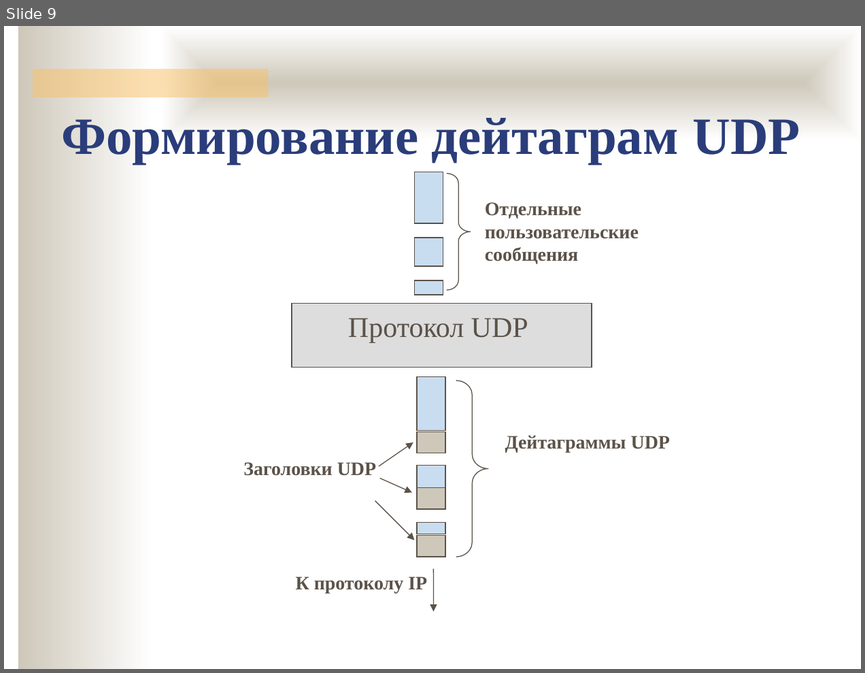
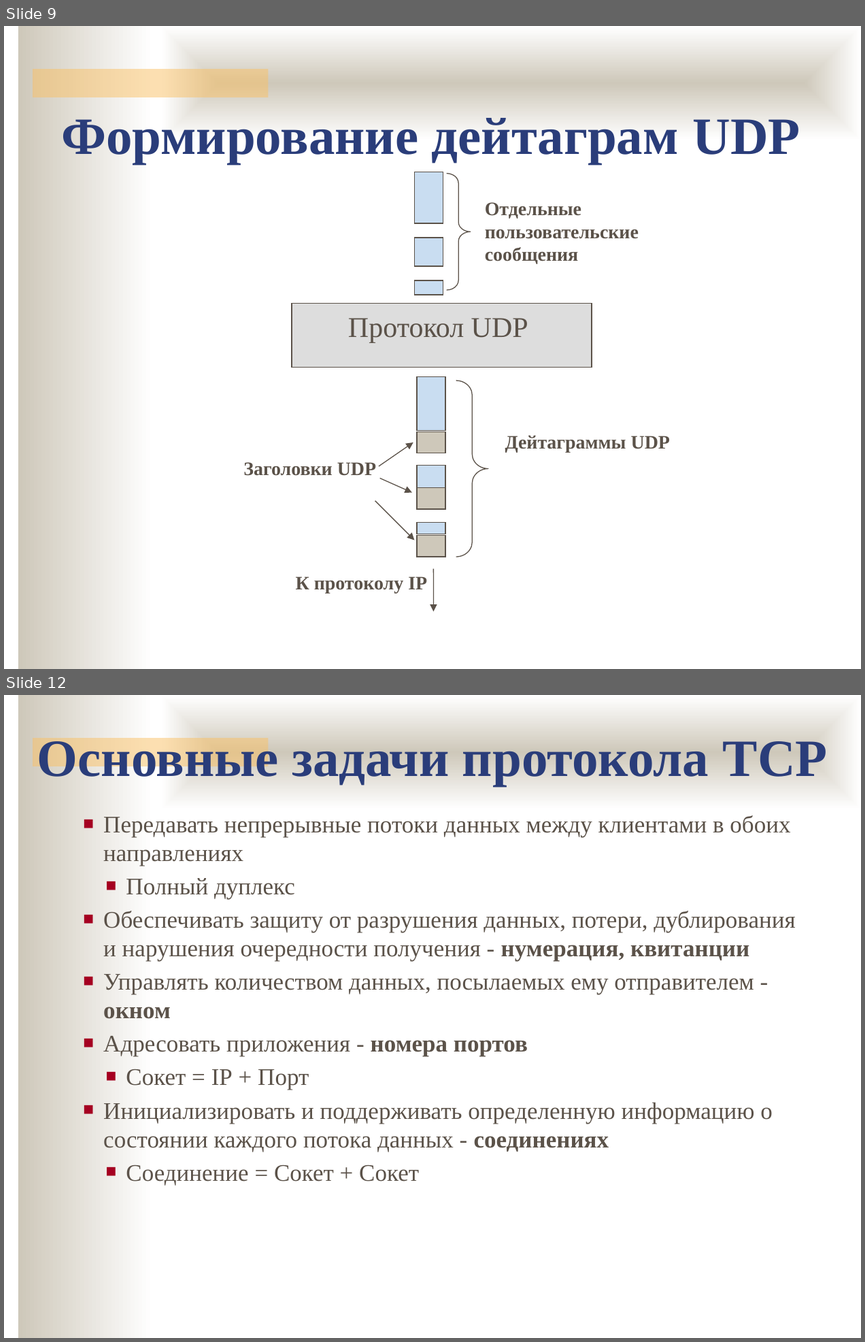
Before and after one commit to ukoloff/nets, a slide deck: lecture/11.pptx. Shown one above the other, each under a label of ours: slide 9 before the commit, slides 9 and 12 after it; the slides between them are not shown. The pictures are 865x673 and 865x1342 pixels, drawn with LibreOffice and Linux fonts; fonts in the diff are those of the drawing; background and template pictures are left out. Boxes give left, top, right and bottom in pixels: in the first picture for what was removed or moved away, otherwise in the second. Text is boxed around its words. In the diff, an @@ line names an element or a change of style, - is before the commit and + after.

```diff
--- a/lecture/11.pptx
+++ b/lecture/11.pptx
@@ slide 12 added at <box>4,695,861,1338</box>, background #FFFFFF; not listed: 3 template elements that a slide beside it also shows @@
@@ text added at <box>37,734,827,785</box>, 44 pt, text #2A3D7A, bold @@
+Основные задачи протокола TCP
@@ text added at <box>103,815,795,1185</box>, 20 pt, text #5B5249 @@
+■ Передавать непрерывные потоки данных между клиентами в обоих направлениях
+  ■ Полный дуплекс
+■ Обеспечивать защиту от разрушения данных, потери, дублирования и нарушения очередности получения - нумерация, квитанции
+■ Управлять количеством данных, посылаемых ему отправителем - окном
+■ Адресовать приложения - номера портов
+  ■ Сокет = IP + Порт
+■ Инициализировать и поддерживать определенную информацию о состоянии каждого потока данных - соединениях
+  ■ Соединение = Сокет + Сокет
```
Also in this commit, not shown: 1 slide changed, 4 other slides added.
